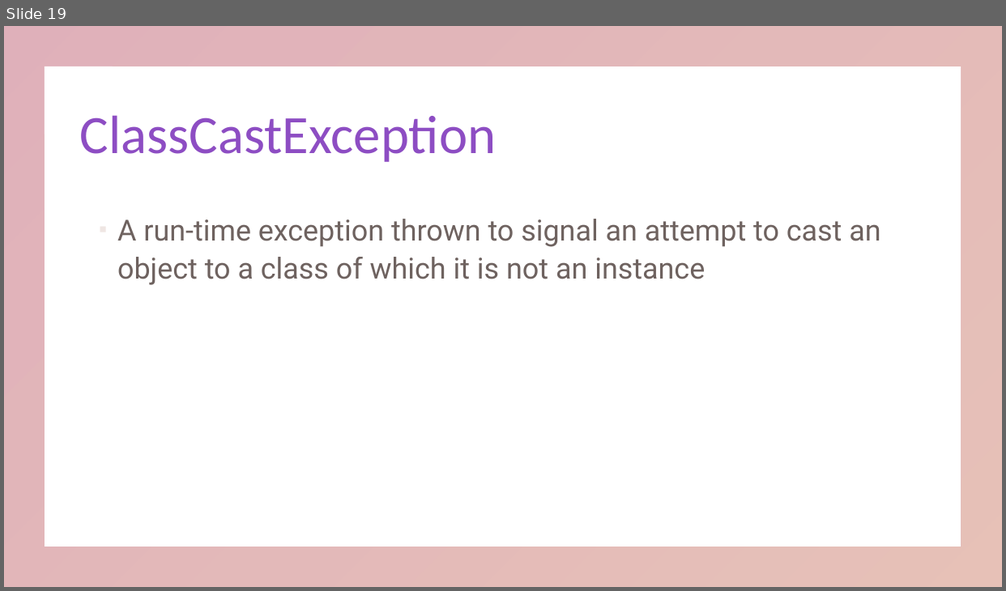
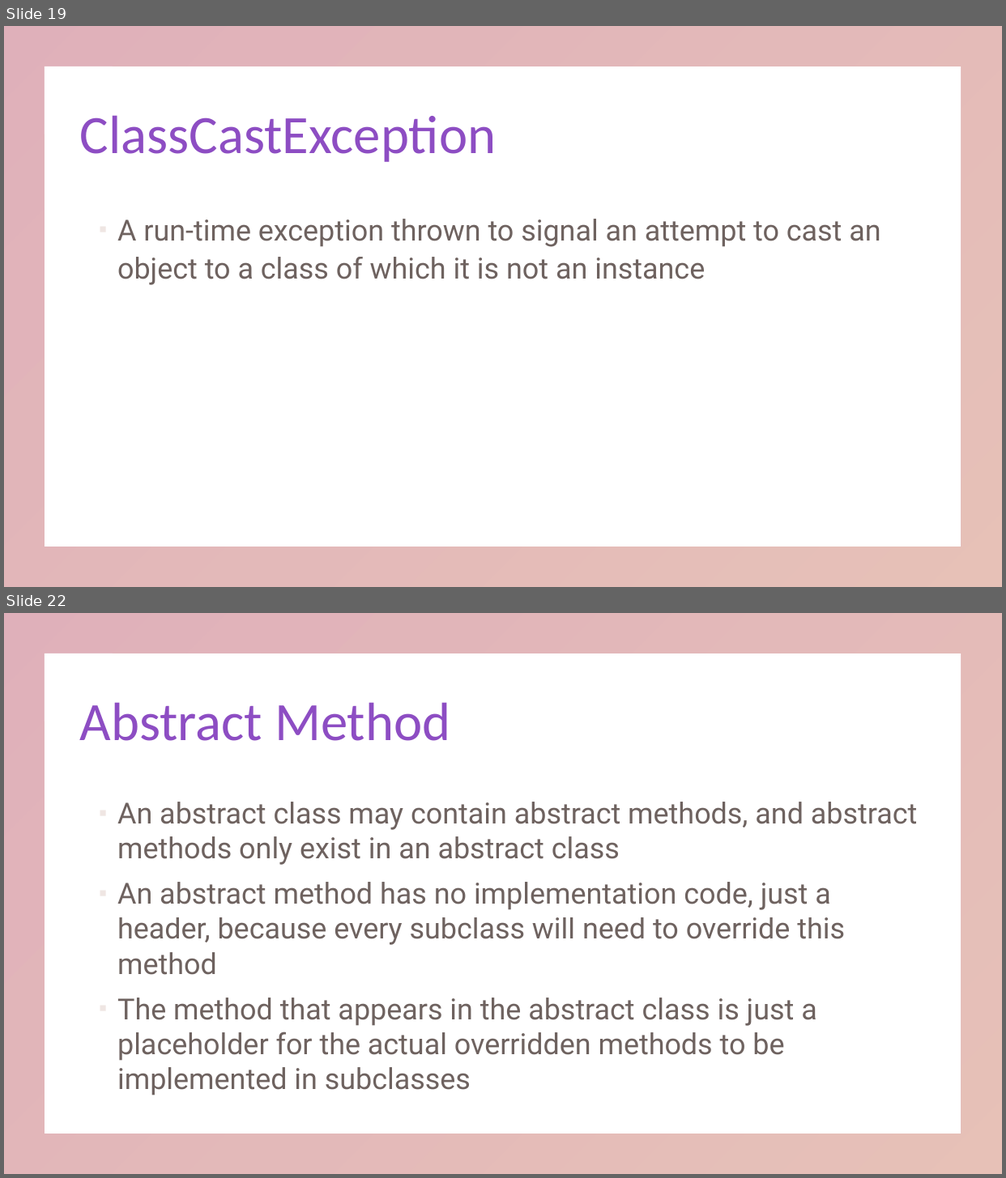
Before and after one commit to KarinaSang/Teaching, a slide deck: AP Java/Week4/Week4.pptx. Shown one above the other, each under a label of ours: slide 19 before the commit, slides 19 and 22 after it; the slides between them are not shown. The pictures are 1006x591 and 1006x1178 pixels, drawn with LibreOffice and Linux fonts; fonts in the diff are those of the drawing. Boxes give left, top, right and bottom in pixels: in the first picture for what was removed or moved away, otherwise in the second. Text is boxed around its words. In the diff, an @@ line names an element or a change of style, - is before the commit and + after.

```diff
--- a/AP Java/Week4/Week4.pptx
+++ b/AP Java/Week4/Week4.pptx
@@ slide 22 added at <box>4,613,1002,1174</box>, background #FFFFFF; not listed: 1 template element that a slide beside it also shows @@
@@ title added at <box>80,702,450,741</box>, 52 pt, text gradient #8D4DC3 to #C3654D @@
+Abstract Method
@@ text added at <box>117,802,917,1096</box>, 28 pt, text #31201C at 70% opacity @@
+▪ An abstract class may contain abstract methods, and abstract methods only exist in an abstract class
+▪ An abstract method has no implementation code, just a header, because every subclass will need to override this method
+▪ The method that appears in the abstract class is just a placeholder for the actual overridden methods to be implemented in subclasses
```
Also in this commit, not shown: 10 other slides added, 3 slides removed, 22 other files.
